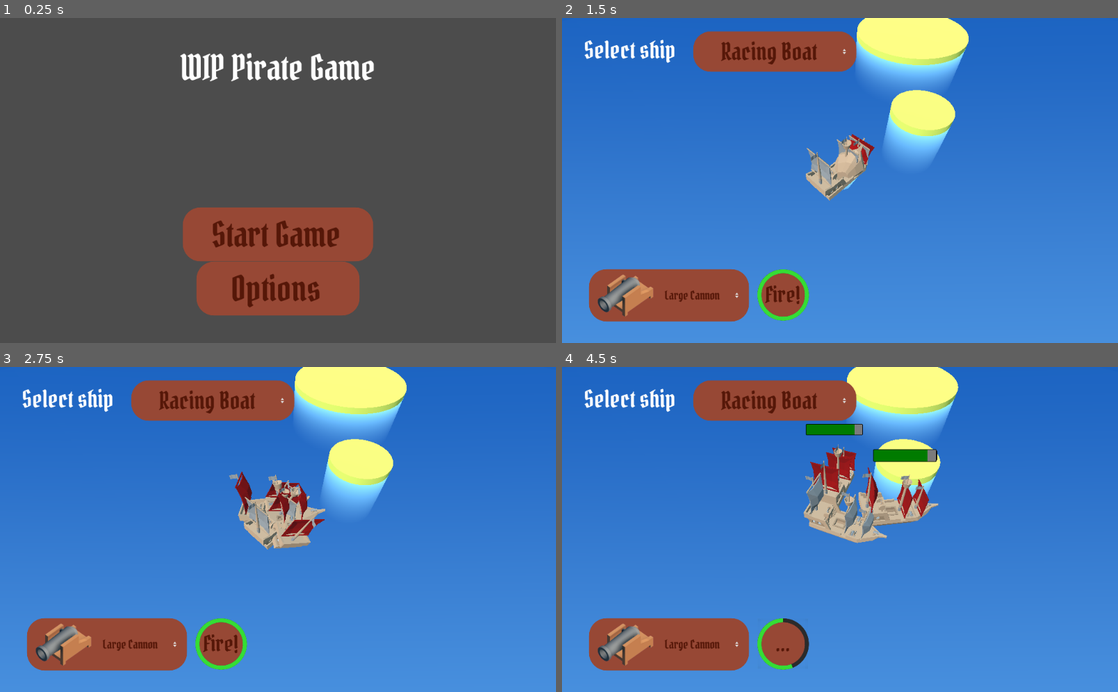
Above: before the commit, frames 1-4 (two rows, left to right).
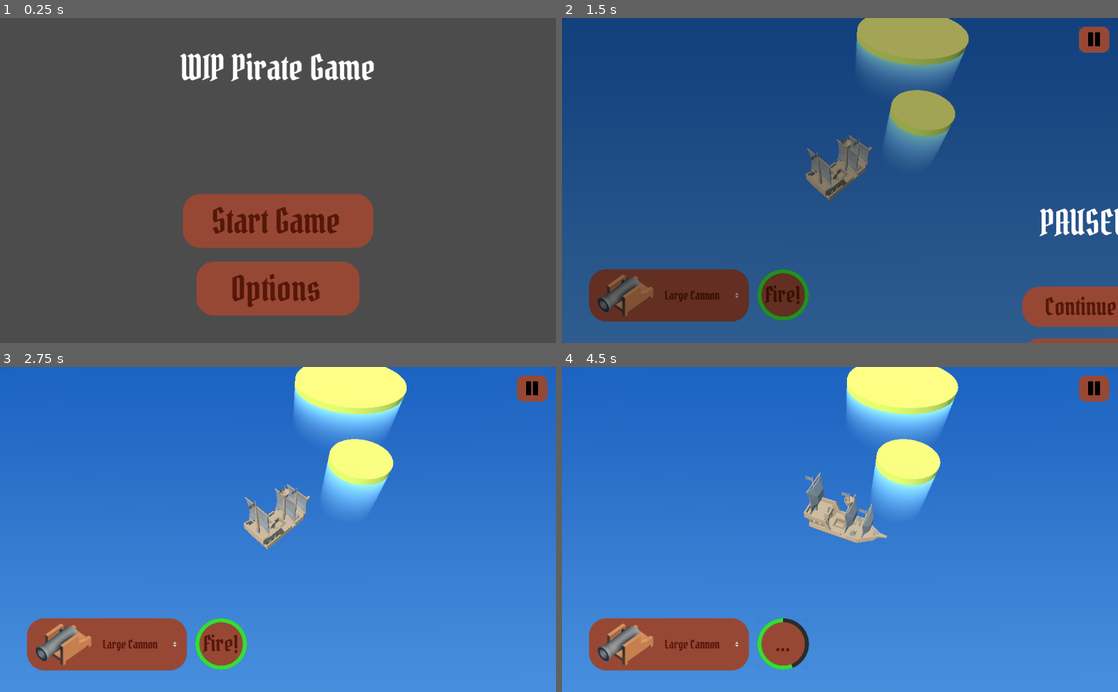
Above: after the commit, the same moments.

Repository: last-genius/gamedev_project
Game: Godot game, scene res://scenes/ui_startscreen.tscn
Two runs of this game, one before a commit and one after it. Both use one fixed random seed, a clock stepped at 60 frames per second and the inputs below.
Inputs (mouse positions are in pixels of both pictures, inside the frame that each line leads up to):
- Up to frame 1 (0.25 s): no input
- Up to frame 2 (1.5 s): click "Start Game" at 0.5 s; click (1095, 40) at 1.27 s
- Up to frame 3 (2.75 s): click (522, 656) at 2 s, where only the run after the commit has a clickable "Continue"
- Up to frame 4 (4.5 s): move the mouse to (962, 513) at 2.77 s; hold D (move_right) 2.78-3.5 s; hold G (fire) 2.78-3.5 s; click (962, 513) at 2.92 s; click "..." at 3.5 s; move the mouse to (728, 545) at 4.27 s; hold S (move_back) from 4.28 s (still down); tap F (aim) at 4.35 s

The runs differ from the first frame. In frame 1, 4.1% of the frame differs, in the area x 32-68%, y 54-75%; in frame 2, 100%, in the area x 0-100%, y 0-100%; in frame 3, 6.1%; in frame 4, 7.4%.

Commit message:
Add pause button functionality

Diff:
--- a/project.godot
+++ b/project.godot
@@ -117,6 +117,11 @@
 "events": [ Object(InputEventKey,"resource_local_to_scene":false,"resource_name":"","device":0,"alt":false,"shift":false,"control":false,"meta":false,"command":false,"pressed":false,"scancode":90,"physical_scancode":0,"unicode":0,"echo":false,"script":null)
  ]
 }
+pause={
+"deadzone": 0.5,
+"events": [ Object(InputEventKey,"resource_local_to_scene":false,"resource_name":"","device":0,"alt":false,"shift":false,"control":false,"meta":false,"command":false,"pressed":false,"scancode":16777217,"physical_scancode":0,"unicode":0,"echo":false,"script":null)
+ ]
+}
 
 [physics]
 
--- a/scenes/hud.tscn
+++ b/scenes/hud.tscn
@@ -1,11 +1,13 @@
-[gd_scene load_steps=13 format=2]
+[gd_scene load_steps=16 format=2]
 
 [ext_resource path="res://scripts/hud.gd" type="Script" id=1]
 [ext_resource path="res://assets/fonts and themes/smaller_font.tres" type="DynamicFont" id=2]
+[ext_resource path="res://assets/sprites/pause.png" type="Texture" id=3]
 [ext_resource path="res://assets/fonts and themes/PirataOne-Regular.ttf" type="DynamicFontData" id=4]
 [ext_resource path="res://assets/fonts and themes/super_small_font.tres" type="DynamicFontData" id=5]
 [ext_resource path="res://assets/sprites/cannonLarge.png" type="Texture" id=6]
 [ext_resource path="res://assets/sprites/radial.png" type="Texture" id=7]
+[ext_resource path="res://scripts/pause.gd" type="Script" id=8]
 [ext_resource path="res://assets/fonts and themes/ui_theme.tres" type="Theme" id=9]
 
 [sub_resource type="DynamicFont" id=3]
@@ -37,10 +39,14 @@
 size = 22
 font_data = ExtResource( 5 )
 
+[sub_resource type="StyleBoxFlat" id=6]
+bg_color = Color( 0, 0, 0, 0.352941 )
+
 [node name="HUD" type="CanvasLayer"]
 script = ExtResource( 1 )
 
 [node name="Label" type="Label" parent="."]
+visible = false
 margin_left = 40.0
 margin_top = 30.0
 margin_right = 218.0
@@ -50,6 +56,7 @@
 
 [node name="OptionButton" type="OptionButton" parent="."]
 unique_name_in_owner = true
+visible = false
 margin_left = 242.0
 margin_top = 25.0
 margin_right = 542.0
@@ -106,6 +113,63 @@
 icon = ExtResource( 6 )
 align = 1
 
+[node name="PausePanel" type="Panel" parent="."]
+pause_mode = 2
+visible = false
+margin_right = 1920.0
+margin_bottom = 1080.0
+custom_styles/panel = SubResource( 6 )
+script = ExtResource( 8 )
+
+[node name="ContinueButton" type="Button" parent="PausePanel"]
+anchor_left = 0.5
+anchor_top = 0.5
+anchor_right = 0.5
+anchor_bottom = 0.5
+margin_left = -112.0
+margin_top = -44.0
+margin_right = 112.0
+margin_bottom = 30.0
+custom_fonts/font = ExtResource( 2 )
+text = "Continue"
+
+[node name="ExitButton" type="Button" parent="PausePanel"]
+anchor_left = 0.5
+anchor_top = 0.5
+anchor_right = 0.5
+anchor_bottom = 0.5
+margin_left = -112.0
+margin_top = 52.0
+margin_right = 112.0
+margin_bottom = 126.0
+custom_fonts/font = ExtResource( 2 )
+text = "Quit"
+
+[node name="PauseLabel" type="Label" parent="PausePanel"]
+anchor_left = 0.5
+anchor_top = 0.5
+anchor_right = 0.5
+anchor_bottom = 0.5
+margin_left = -80.0
+margin_top = -204.0
+margin_right = 84.0
+margin_bottom = -121.0
+text = "PAUSED"
+
+[node name="PauseButton" type="Button" parent="."]
+anchor_left = 1.0
+anchor_right = 1.0
+margin_left = -72.0
+margin_top = 16.0
+margin_right = 68.0
+margin_bottom = 136.0
+rect_scale = Vector2( 0.4, 0.4 )
+icon = ExtResource( 3 )
+icon_align = 1
+
 [connection signal="item_selected" from="OptionButton" to="." method="_on_OptionButton_item_selected"]
 [connection signal="button_down" from="FireButton" to="." method="_on_FireButton_button_down"]
 [connection signal="item_selected" from="WeaponSelection" to="." method="_on_WeaponSelection_item_selected"]
+[connection signal="button_down" from="PausePanel/ContinueButton" to="PausePanel" method="_on_ContinueButton_button_down"]
+[connection signal="button_down" from="PausePanel/ExitButton" to="PausePanel" method="_on_ExitButton_button_down"]
+[connection signal="button_down" from="PauseButton" to="PausePanel" method="_on_PauseButton_button_down"]
--- a/scenes/ui_startscreen.tscn
+++ b/scenes/ui_startscreen.tscn
@@ -19,9 +19,9 @@
 anchor_right = 0.5
 anchor_bottom = 0.5
 margin_left = -175.0
-margin_top = 50.0
+margin_top = 25.0
 margin_right = 175.0
-margin_bottom = 44.5
+margin_bottom = 124.0
 custom_fonts/font = ExtResource( 1 )
 text = "Start Game"
 
--- a/scripts/hud.gd
+++ b/scripts/hud.gd
@@ -31,13 +31,15 @@
 
 
 func _process(_delta: float):
-	var value = 1 - reload_timer.get_time_left() / reload_timer.get_wait_time()
-	if value < 1.0 and !fire_button_disabled:
-		fire_button_disabled = true
-		fire_button.text = "..."
-
-	if value == 1.0:
+	var value: float
+	if reload_timer.is_stopped():
 		fire_button_disabled = false
+		value = 1.0
+	else:
+		value = 1 - reload_timer.get_time_left() / reload_timer.get_wait_time()
+		if value < 1.0 and !fire_button_disabled:
+			fire_button_disabled = true
+			fire_button.text = "..."
 
 	reload_progress.value = value
 
--- a/scripts/nav_setup.gd
+++ b/scripts/nav_setup.gd
@@ -23,4 +23,5 @@
 	NavigationServer.region_set_navmesh(region, navmesh)
 
 	yield(get_tree(), "physics_frame")
+	yield(get_tree(), "physics_frame")
 	emit_signal("navmesh_ready")
--- /dev/null
+++ b/scripts/pause.gd
@@ -0,0 +1,22 @@
+extends Panel
+
+func _process(_delta: float):
+	if Input.is_action_just_pressed("pause"):
+		if get_tree().paused:
+			_on_ContinueButton_button_down()
+		else:
+			_on_PauseButton_button_down()
+
+
+func _on_PauseButton_button_down() -> void:
+	visible = true
+	get_tree().paused = true
+
+
+func _on_ContinueButton_button_down() -> void:
+	visible = false
+	get_tree().paused = false
+
+
+func _on_ExitButton_button_down() -> void:
+	get_tree().notification(MainLoop.NOTIFICATION_WM_QUIT_REQUEST)
Binary file added: assets/sprites/pause.png
